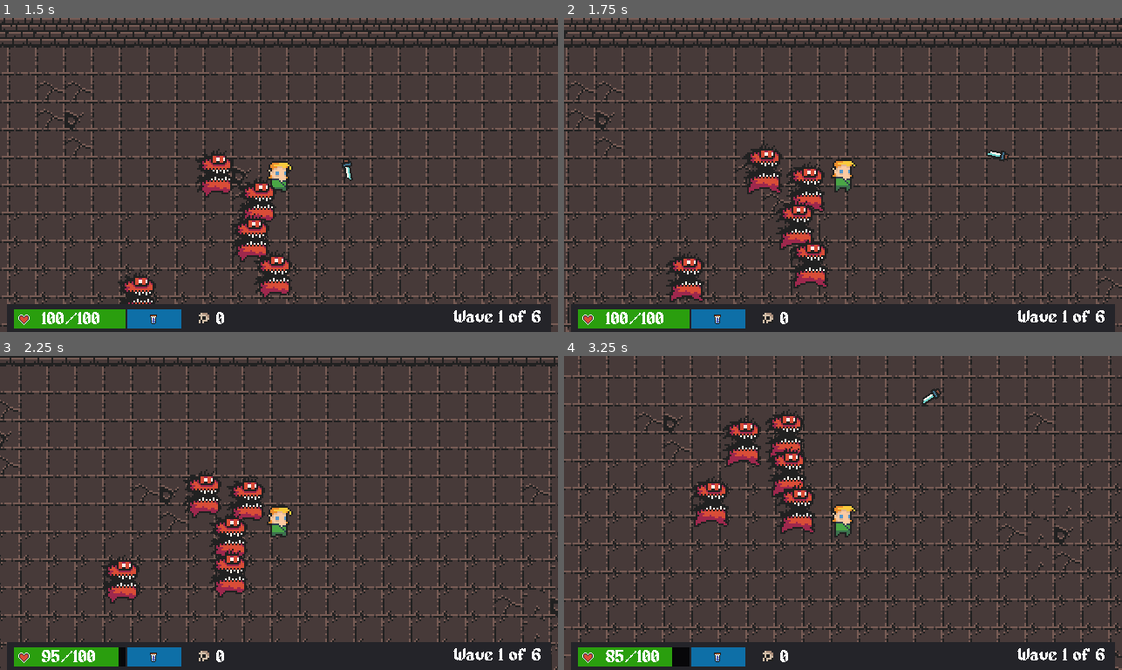
Above: before the commit, frames 1-4 (two rows, left to right).
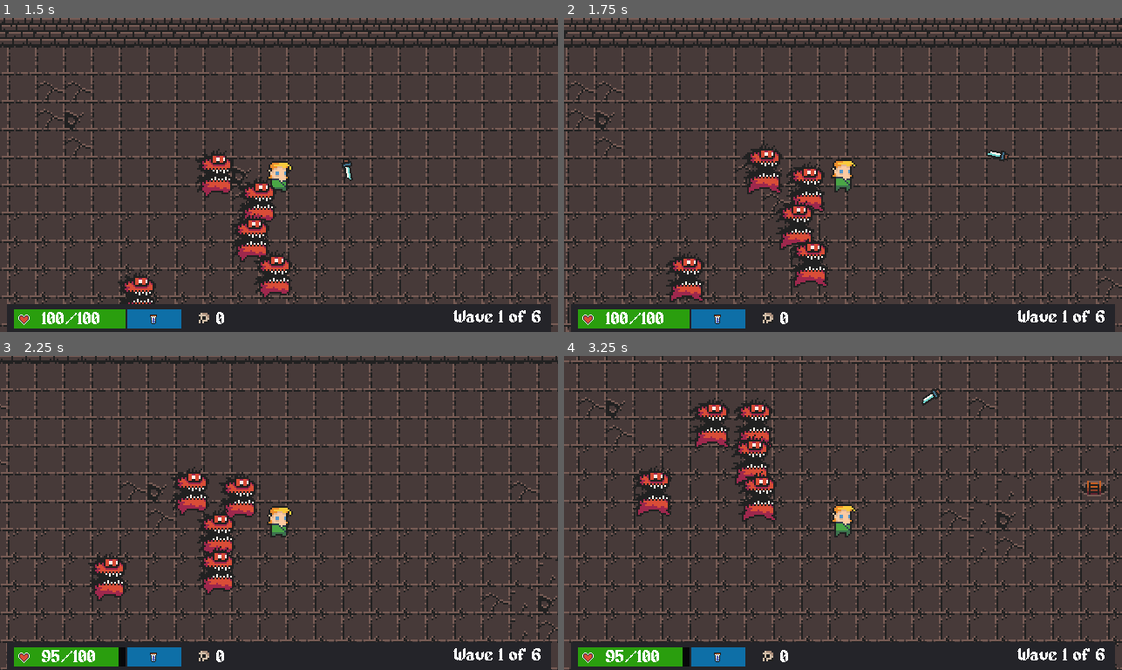
Above: after the commit, the same moments.

Repository: sandroscosta/uevora-dungeon-legacy
Game: Godot game, scene res://src/scenes/StartScreen.tscn
Same seed, same stepped clock (60 frames per second), same inputs: the game is played once before the commit and once after it.
Inputs (mouse positions are in pixels of both pictures, inside the frame that each line leads up to):
- Up to frame 1 (1.5 s): click "Begin Journey" at 0.5 s; move the mouse to (401, 159) at 1.27 s; press the mouse at (401, 159) at 1.28 s; hold Right (ui_right) from 1.28 s (still down)
- Up to frame 2 (1.75 s): keep holding Right (ui_right)
- Up to frame 3 (2.25 s): move the mouse to (167, 528) at 2.02 s; release Right (ui_right) at 2.03 s; release the mouse at (167, 528) at 2.03 s; hold Down (ui_down) from 2.03 s (still down); click (167, 528) at 2.1 s
- Up to frame 4 (3.25 s): move the mouse to (898, 443) at 2.77 s; release Down (ui_down) at 2.78 s; press the mouse at (898, 443) at 2.78 s; hold Right (ui_right) from 2.78 s (still down)

Frame 1 is identical in both runs. In frame 2, 0.2% of the frame differs, in the area x 40-48%, y 69-87%; in frame 3, 33%; in frame 4, 35%, in the area x 0-100%, y 0-100%.

Commit message:
feat: add knockback

Diff:
--- a/src/scripts/EnemyBase.gd
+++ b/src/scripts/EnemyBase.gd
@@ -3,7 +3,7 @@
 export (int) var health_points = 20
 export (int) var damage = 5
 var speed : int = 50
-var direction
+var direction: Vector2
 
 onready var player = get_tree().get_nodes_in_group("player")[0]
 onready var animationSprite = get_node("AnimatedSprite")
@@ -12,7 +12,6 @@
 	direction = (player.position - position).normalized()
 	move_and_slide(direction * speed)
 	animationSprite.animation = "run"
-	print(speed)
 	check_death()
 
 func _on_ChaseArea_body_entered(body):
--- a/src/scripts/Player.gd
+++ b/src/scripts/Player.gd
@@ -6,6 +6,8 @@
 
 export (PackedScene) var weapon
 onready var aim = get_node("Aim")
+
+var knockback := Vector2.ZERO
 
 func _ready():
 	player_scale = GameState.chose_proportions["regular"]
@@ -22,9 +24,13 @@
 		Input.get_action_strength("ui_down") - Input.get_action_strength("ui_up")
 	).normalized() * SPEED
 
-func _physics_process(_delta):
+func _physics_process(delta):
 	get_input()
 	velocity = move_and_slide(velocity)
+
+	knockback = knockback.move_toward(Vector2.ZERO, 200*delta)
+	knockback = move_and_slide(knockback)
+
 	die()
 
 func die():
@@ -38,5 +44,6 @@
 
 func _on_HurtBox_body_entered(body):
 	if body.is_in_group("enemies"):
+		knockback = body.direction * 120
 		if body.has_method("deal_damage"):
 			GameState.player_hp -= body.deal_damage()
